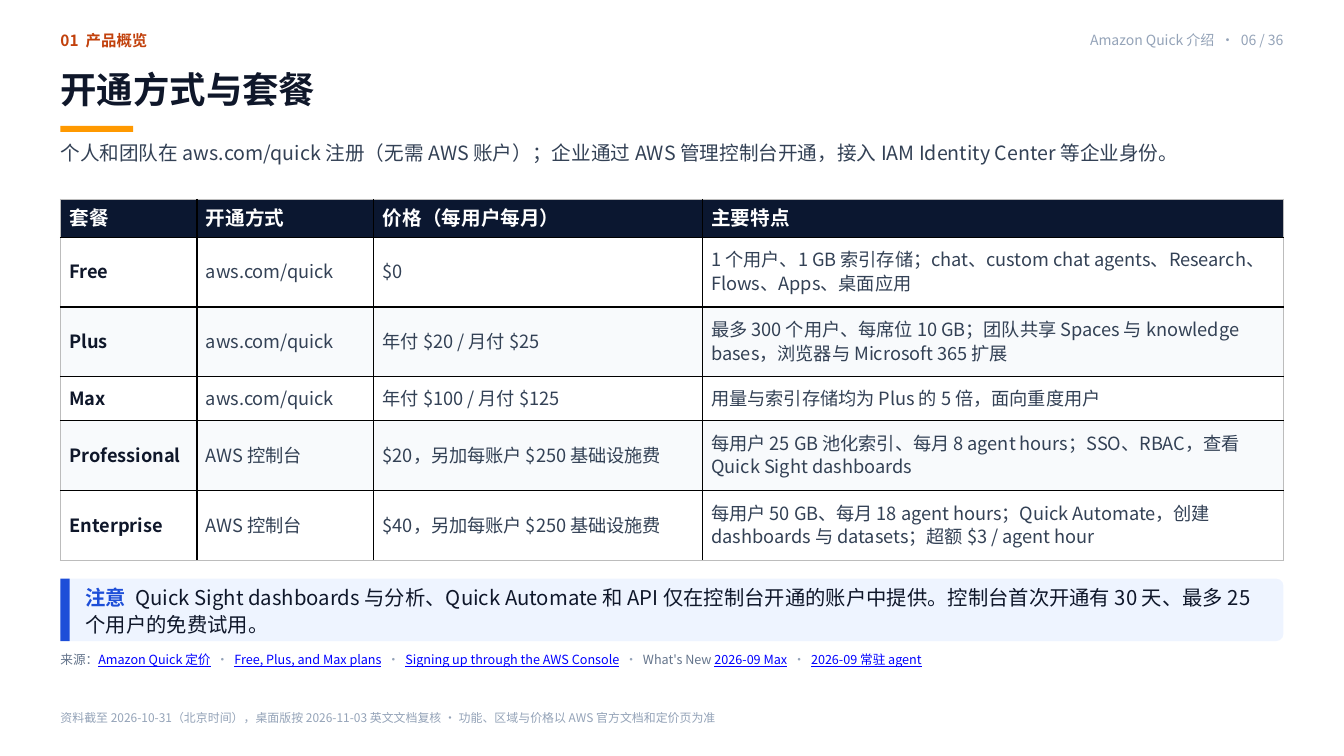
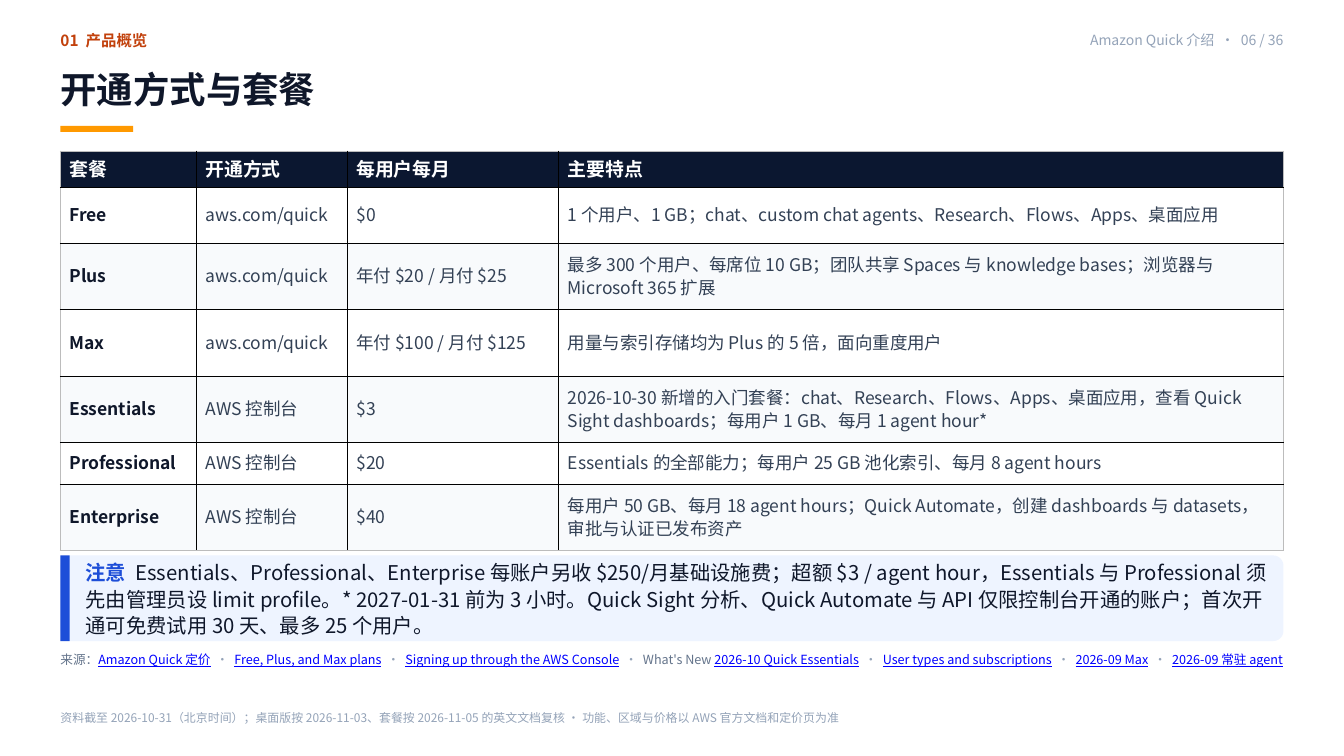
Before and after one commit to sunl/amazon-quick-intro, a slide deck: slide 6 of docs/Amazon-Quick-介绍.pptx. Drawn at 1344x756 pixels with LibreOffice and Linux fonts; fonts in the diff are those of the drawing. Boxes give left, top, right and bottom in pixels: in the first picture for what was removed or moved away, otherwise in the second. Text is boxed around its words. In the diff, an @@ line names an element or a change of style, - is before the commit and + after.

Commit message:
套餐页补充 Quick Essentials，按 2026-11-05 定价页更新超额规则

```diff
--- a/docs/Amazon-Quick-介绍.pptx
+++ b/docs/Amazon-Quick-介绍.pptx
@@ text removed at bbox=[60, 143, 1178, 165] @@
-个人和团队在 aws.com/quick 注册（无需 AWS 账户）；企业通过 AWS 管理控制台开通，接入 IAM Identity Center 等企业身份。
@@ table at bbox=[60, 151, 1285, 541] @@
-row 1, column 3: 价格（每用户每月）
+row 1, column 3: 每用户每月
-row 2, column 4: 1 个用户、1 GB 索引存储；chat、custom chat agents、Research、Flows、Apps、桌面应用
+row 2, column 4: 1 个用户、1 GB；chat、custom chat agents、Research、Flows、Apps、桌面应用
-row 3, column 4: 最多 300 个用户、每席位 10 GB；团队共享 Spaces 与 knowledge bases，浏览器与 Microsoft 365 扩展
+row 3, column 4: 最多 300 个用户、每席位 10 GB；团队共享 Spaces 与 knowledge bases；浏览器与 Microsoft 365 扩展
-row 5: Professional | AWS 控制台 | $20，另加每账户 $250 基础设施费 | 每用户 25 GB 池化索引、每月 8 agent hours；SSO、RBAC，查看 Quick Sight dashboards
-row 6: Enterprise | AWS 控制台 | $40，另加每账户 $250 基础设施费 | 每用户 50 GB、每月 18 agent hours；Quick Automate，创建 dashboards 与 datasets；超额 $3 / agent hour
+row 5: Essentials | AWS 控制台 | $3 | 2026-10-30 新增的入门套餐：chat、Research、Flows、Apps、桌面应用，查看 Quick Sight dashboards；每用户 1 GB、每月 1 agent hour*
+row 6: Professional | AWS 控制台 | $20 | Essentials 的全部能力；每用户 25 GB 池化索引、每月 8 agent hours
+row 7: Enterprise | AWS 控制台 | $40 | 每用户 50 GB、每月 18 agent hours；Quick Automate，创建 dashboards 与 datasets，审批与认证已发布资产
@@ table: place and size @@
-table at bbox=[60, 200, 1284, 561]
+table at bbox=[60, 151, 1285, 541]
@@ rounded rectangle: place and size @@
-rounded rectangle at bbox=[60, 579, 1284, 641]
+rounded rectangle at bbox=[60, 556, 1284, 641]
@@ rectangle: place and size @@
-rectangle at bbox=[60, 579, 70, 641]
+rectangle at bbox=[60, 556, 70, 641]
@@ text at bbox=[86, 562, 1266, 635]: text changed @@
-注意 Quick Sight dashboards 与分析、Quick Automate 和 API 仅在控制台开通的账户中提供。控制台首次开通有 30 天、最多 25 个用户的免费试用。
+注意 Essentials、Professional、Enterprise 每账户另收 $250/月基础设施费；超额 $3 / agent hour，Essentials 与 Professional 须先由管理员设 limit profile。* 2027-01-31 前为 3 小时。Quick Sight 分析、Quick Automate 与 API 仅限控制台开通的账户；首次开通可免费试用 30 天、最多 25 个用户。
@@ text at bbox=[60, 653, 1282, 667]: text changed @@
-来源：Amazon Quick 定价 · Free, Plus, and Max plans · Signing up through the AWS Console · What's New 2026-09 Max · 2026-09 常驻 agent
+来源：Amazon Quick 定价 · Free, Plus, and Max plans · Signing up through the AWS Console · What's New 2026-10 Quick Essentials · User types and subscriptions · 2026-09 Max · 2026-09 常驻 agent
@@ text at bbox=[60, 712, 839, 724]: text changed @@
-资料截至 2026-10-31（北京时间），桌面版按 2026-11-03 英文文档复核 · 功能、区域与价格以 AWS 官方文档和定价页为准
+资料截至 2026-10-31（北京时间）；桌面版按 2026-11-03、套餐按 2026-11-05 的英文文档复核 · 功能、区域与价格以 AWS 官方文档和定价页为准
```
Also in this commit, not shown: 35 other slides changed, 3 other files.
